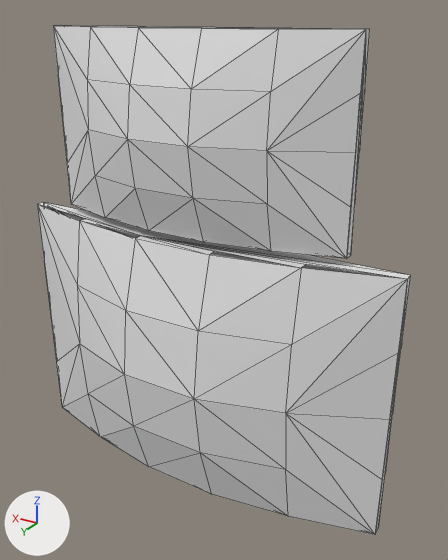
An edit to the OBJ model assets/meshes/GhostShip/GhostShip_Sail_SailF.obj, drawn before and after from the same camera.
Both versions are drawn from a 50 mm lens placed at (-5.14, 7.17, 3.87), pointed at (-0.6, -0.4, 0.08). Every picture has the same lights, and +X, +Y and +Z are marked at lower left. The first picture is the older version. Mesh edges are drawn as thin lines. Where no turn or scale is listed for an object, it has been applied to the vertices. Vertices at exactly the same position are counted once.

The older version as bpy lines, for what is in view:
```python
me_ghostship_sail_sailf = bpy.data.meshes.new('GhostShip_Sail_SailF')
me_ghostship_sail_sailf.from_pydata(...)  # 90 vertices, 146 faces; spans x -3.36..3.36, y -0.59..0.59, z -3.69..3.69
ob_ghostship_sail_sailf = bpy.data.objects.new('GhostShip_Sail_SailF', me_ghostship_sail_sailf)
ob_ghostship_sail_sailf.location = (0.0, 0.0, 0.0)
```
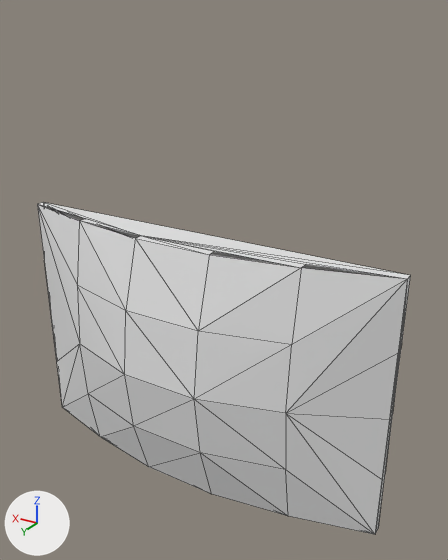
The newer file is also turned or shifted as a whole; pictures and numbers use the older file's frame.

The change, as a diff of the scene's bpy script:
```diff
--- a/assets/meshes/GhostShip/GhostShip_Sail_SailF.obj.py
+++ b/assets/meshes/GhostShip/GhostShip_Sail_SailF.obj.py
@@ me_ghostship_sail_sailf @@
 # used by ob_ghostship_sail_sailf; location = (0.0, 0.0, 0.0)
-me_ghostship_sail_sailf.from_pydata(...)  # 90 vertices, 146 faces; spans x -3.36..3.36, y -0.59..0.59, z -3.69..3.69
+me_ghostship_sail_sailf.from_pydata(...)  # 45 vertices, 73 faces; spans x -3.36..3.36, y -0.59..0.59, z -3.69..0.69
+# me_ghostship_sail_sailf part 1: the loose piece of 45 vertices spanning x -2.52..2.52, y -0.59..0.36, z 0.81..3.69 is deleted
```

What differs and where, as boxes (x1, y1, x2, y2) in the pictures (448 x 560 px):
'GhostShip_Sail_SailF', reshaped (35% shorter): before (37, 25, 411, 534); after (37, 202, 411, 534)
part 1 of me_ghostship_sail_sailf, deleted: before (53, 25, 370, 258)
